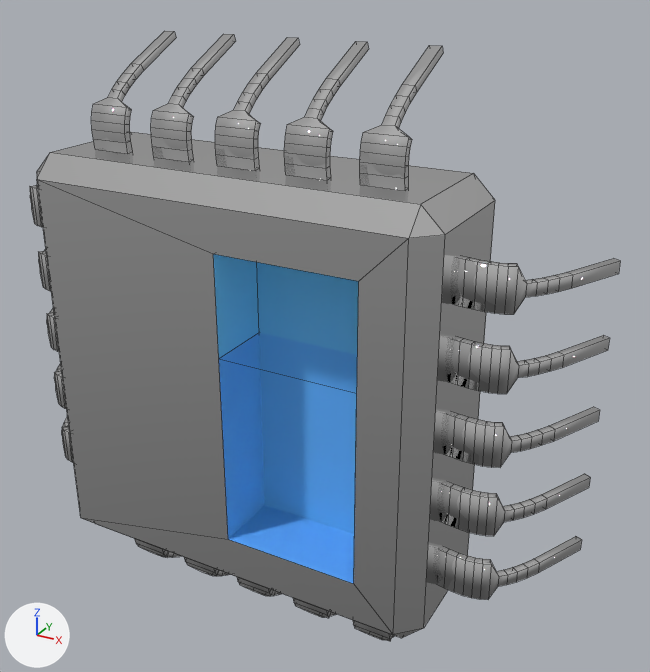
Renders of the Blender file pixmaps/icon.blend from each side of a commit.
The view is the same before and after, from a camera (50 mm lens) standing at (2.12, -3.21, 1.87) and looking at (0.24, 0.21, 0.16). The lights are fixed; the arrows at lower left show +X, +Y and +Z. Mesh edges are drawn as thin lines.

Objects in the first picture: 'CPU', 'Fluid', 'Legs, right and left', 'Legs, up and down'.
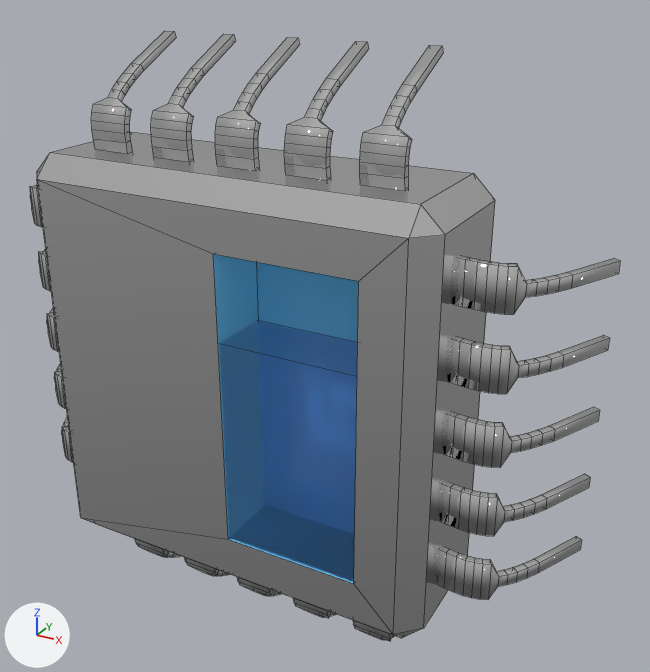
Changed parts and their boxes (x1, y1, x2, y2) in the pictures (650 x 672 px):
'Cube', added: after (219, 320, 358, 582)
    faces in mat_fluid__flat: (219, 343, 357, 582)
    faces in mat_fluid__wavy: (220, 320, 358, 376)
'Fluid', deleted: before (219, 333, 357, 584)

What changed in the scene script:
```text
Add ng_water_surface:
    ng_water_surface = bpy.data.node_groups.new('Water surface', 'ShaderNodeTree')
    # nodes: BsdfAnisotropic, BsdfTransparent, Fresnel, MixShader
    # colours: white #efefff
Add mat_fluid__flat:
    mat_fluid__flat = bpy.data.materials.new('Fluid, flat')
    mat_fluid__flat.use_nodes = True; mat_fluid__flat.node_tree.nodes.clear()
    _N = mat_fluid__flat.node_tree.nodes; _L = mat_fluid__flat.node_tree.links
    n0 = _N.new('ShaderNodeOutputMaterial'); n0.name = 'Material Output'
    n1 = _N.new('ShaderNodeGroup'); n1.name = 'Group'
    n1.node_tree = ng_water_surface
    _L.new(n1.outputs[0], n0.inputs[0])  # 'Shader' to 'Surface'
Add mat_fluid__wavy:
    mat_fluid__wavy = bpy.data.materials.new('Fluid, wavy')
    # nodes: Displacement, Group, OutputMaterial, TexWave
Add me_cube:
    me_cube.from_pydata([(-1.0, -1.0, -1.0), (-1.0, 1.0, -1.0), (1.0, 1.0, -1.0), (1.0, -1.0, -1.0), (-1.0, -1.0, 1.0), (-1.0, 1.0, 1.0), (1.0, 1.0, 1.0), (1.0, -1.0, 1.0)], [], [(4, 5, 1, 0), (5, 6, 2, 1), (6, 7, 3, 2), (7, 4, 0, 3), (0, 1, 2, 3), (7, 6, 5, 4)])
    for i in [5]: me_cube.polygons[i].material_index = 1
    me_cube.materials.append(mat_fluid__flat)
    me_cube.materials.append(mat_fluid__wavy)
Remove ob_fluid:
    ob_fluid = bpy.data.objects.new('Fluid', me_fluid)
    ob_fluid.location = (0.0, 0.0, 0.0)
Add ob_cube:
    ob_cube = bpy.data.objects.new('Cube', me_cube)
    ob_cube.location = (0.389, -0.212, -0.254)
    ob_cube.scale = (0.408, 0.147, 0.554)
```
